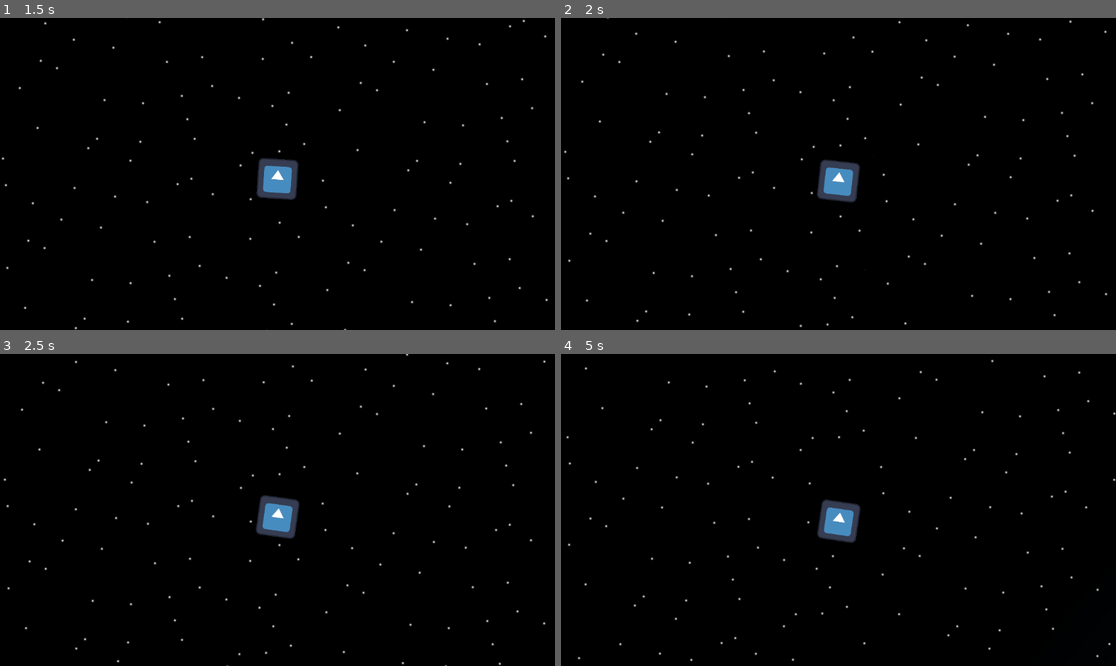
Above: before the commit, frames 1-4 (two rows, left to right).
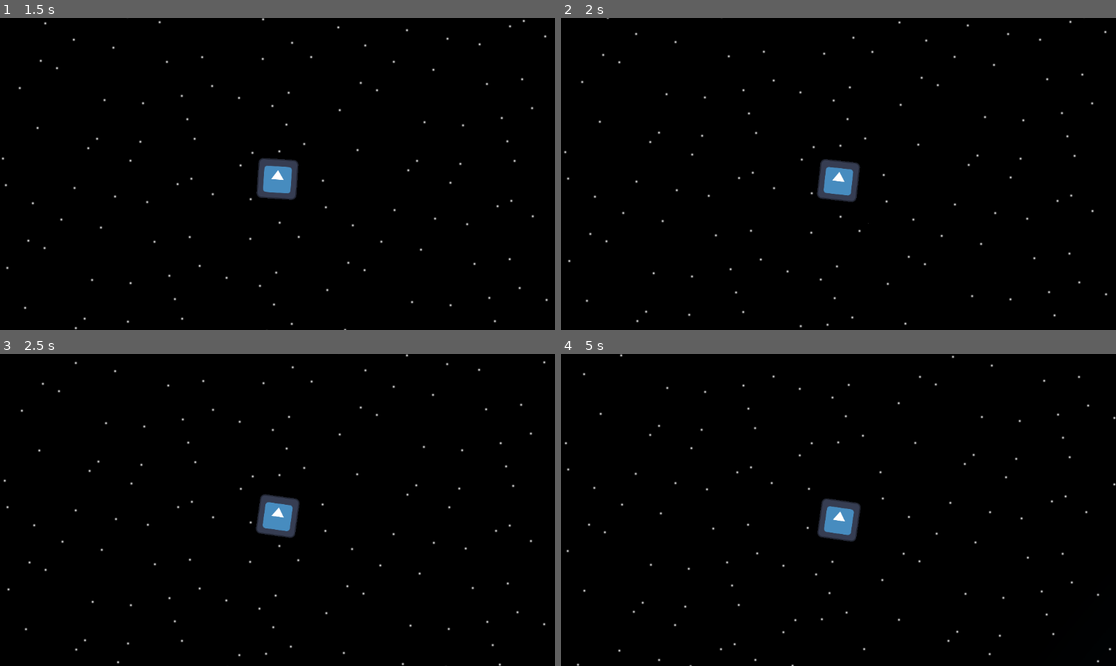
Above: after the commit, the same moments.

Repository: Casinii-it/empty-horizons
Game: Godot game, scene res://scenes/main.tscn
The game is run twice, just before and just after one commit, with the same random seed, the same clock (stepped at 60 frames per second) and the same inputs. The engine's default icon, where the game draws it, is replaced by a stand-in: a white triangle on a blue panel in a dark square.
Inputs:
- Up to frame 1 (1.5 s): tap A (a) at 0.6 s; tap D (d) at 0.8, 1.35 s
- Up to frame 2 (2 s): tap S (s) at 1.55 s
- Up to frame 3 (2.5 s): hold W (w) from 2.03 s (still down); tap S (s) at 2.1 s
- Up to frame 4 (5 s): release W (w) at 2.78 s; tap W (w) at 2.85 s; tap A (a) at 3.05, 3.6 s; tap D (d) at 3.8, 4.35 s; tap S (s) at 4.55 s

Frame 1 is identical in both runs. In frame 2, 0.3% of the frame differs, in the area x 0-99%, y 0-100%; in frame 3, 0.7%; in frame 4, 1.2%, in the area x 0-100%, y 0-100%.

Commit message:
sounds

Diff:
--- /dev/null
+++ b/godot/scenes/audio_stream_player_2d.gd
@@ -0,0 +1,11 @@
+extends AudioStreamPlayer2D
+
+
+# Called when the node enters the scene tree for the first time.
+func _ready() -> void:
+	pass # Replace with function body.
+
+
+# Called every frame. 'delta' is the elapsed time since the previous frame.
+func _process(delta: float) -> void:
+	pass
--- a/godot/scenes/player.tscn
+++ b/godot/scenes/player.tscn
@@ -1,7 +1,8 @@
-[gd_scene load_steps=5 format=3 uid="uid://b3fld2hp0n346"]
+[gd_scene load_steps=6 format=3 uid="uid://b3fld2hp0n346"]
 
 [ext_resource type="Texture2D" uid="uid://n1v4q5faucyu" path="res://icon.svg" id="1_3vyb7"]
 [ext_resource type="Script" uid="uid://cx8du5qtu1mr0" path="res://scripts/movement.gd" id="1_g2els"]
+[ext_resource type="AudioStream" uid="uid://lcfnftedya85" path="res://assets/rocket.mp3" id="3_dqkch"]
 [ext_resource type="Script" uid="uid://c3gccg8vkilo" path="res://scenes/camera_2d.gd" id="3_qhqgy"]
 
 [sub_resource type="RectangleShape2D" id="RectangleShape2D_qhqgy"]
@@ -18,6 +19,11 @@
 [node name="CollisionShape2D" type="CollisionShape2D" parent="RigidBody2D"]
 shape = SubResource("RectangleShape2D_qhqgy")
 
+[node name="AudioStreamPlayer2D" type="AudioStreamPlayer2D" parent="RigidBody2D"]
+stream = ExtResource("3_dqkch")
+volume_db = -2.305
+autoplay = true
+
 [node name="Node2D" type="Node2D" parent="."]
 
 [node name="Camera2D" type="Camera2D" parent="Node2D"]
--- a/godot/scripts/movement.gd
+++ b/godot/scripts/movement.gd
@@ -39,5 +39,9 @@
 		pass #return
 	apply_torque_impulse(Input.get_axis("a", "d") * ROTATIONAL_SPEED)
 
-	var forward_thrust = Input.get_axis("s", "w") * ACCELERATION * delta
+	var forward_thrust = Input.get_action_strength("w") * ACCELERATION * delta
 	apply_force(radians_to_vector(rotation - PI/2) * forward_thrust)
+	if forward_thrust:
+		get_node("AudioStreamPlayer2D").stream_paused = false
+	else:
+		get_node("AudioStreamPlayer2D").stream_paused = true
Not shown, added: godot/assets/rocket.mp3.import
Not shown, added: godot/scenes/audio_stream_player_2d.gd.uid
Not shown, added: godot/assets/rocket.mp3
